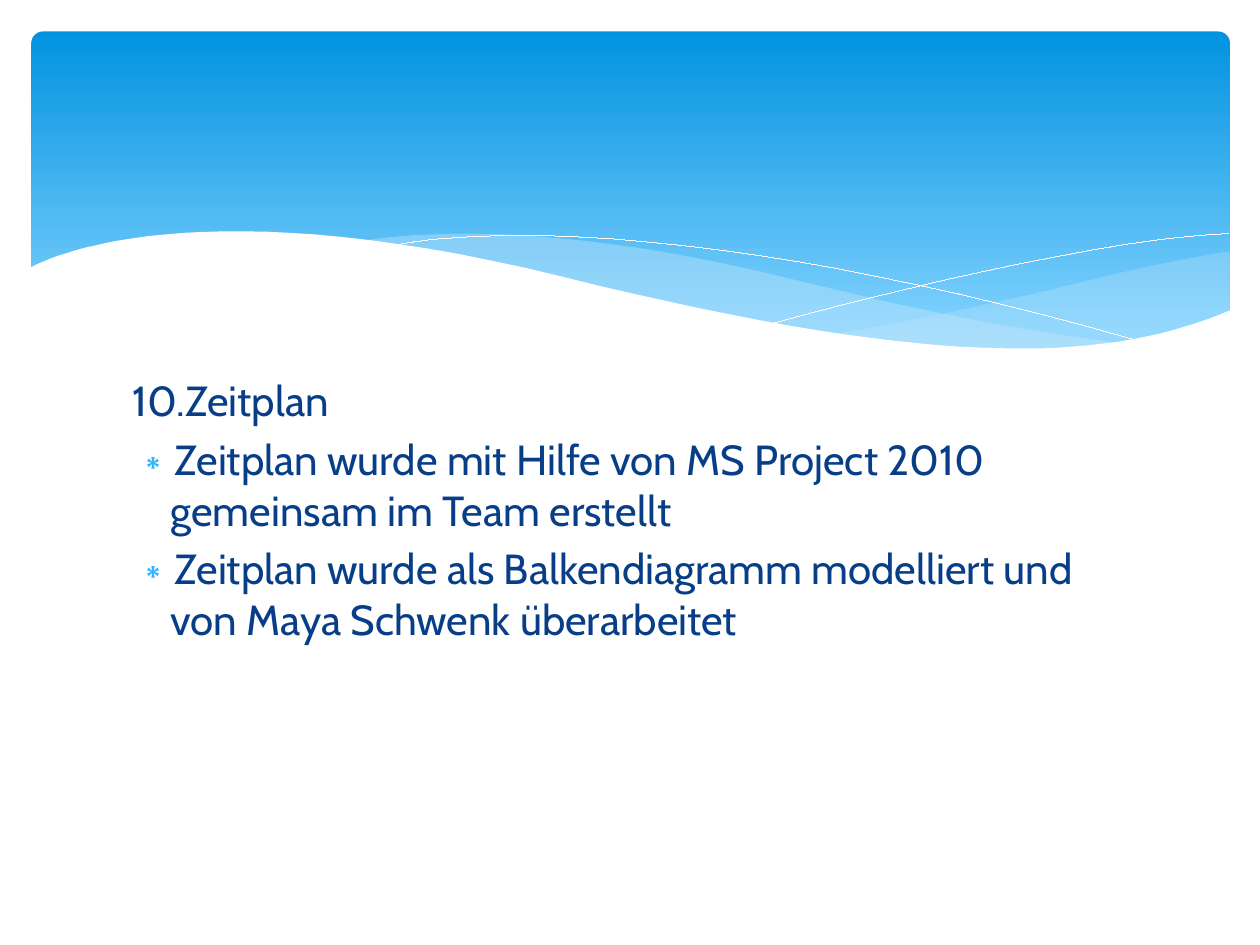
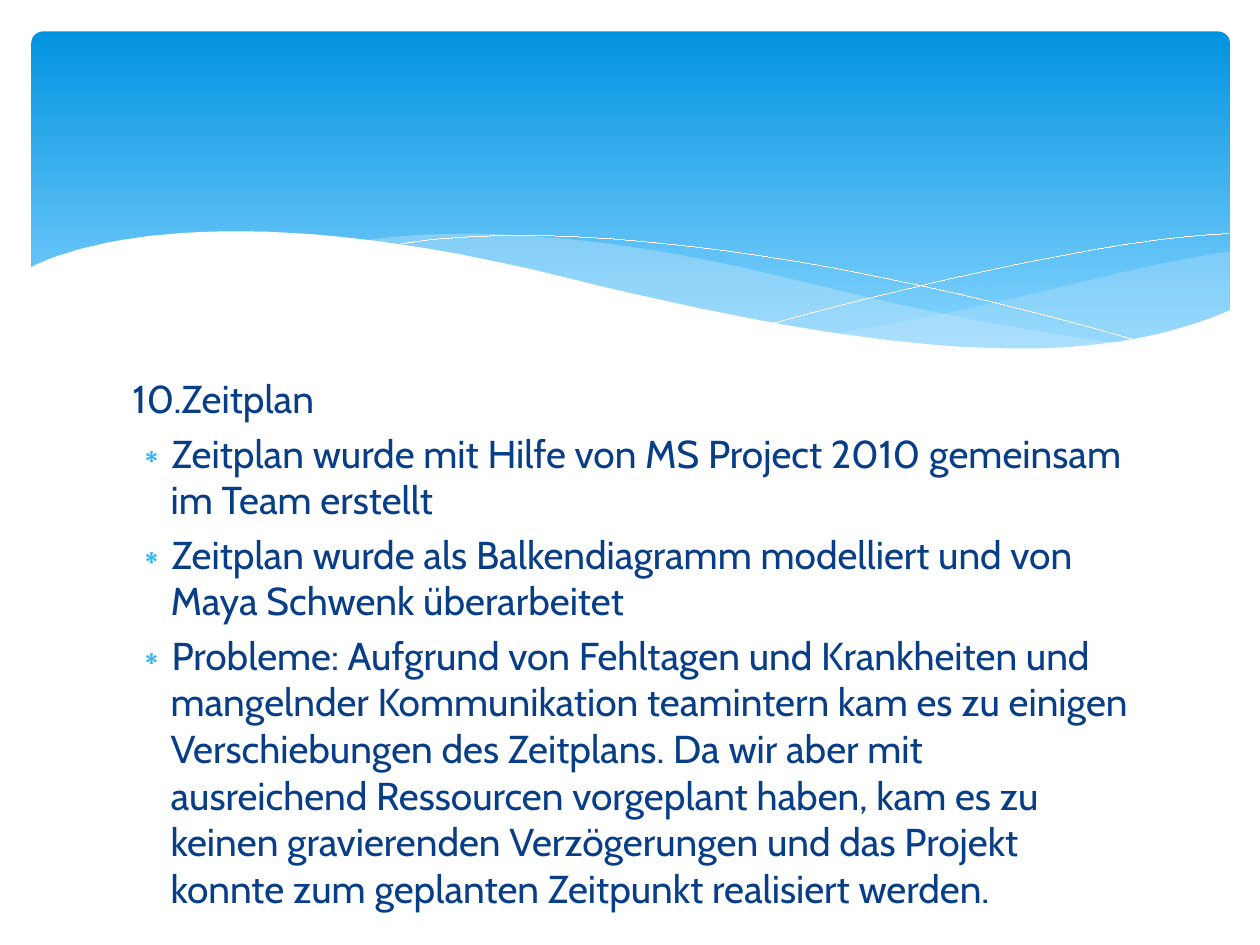
Before and after one commit to m-schwenk/LOTTO, a slide deck: slide 13 of UnsereProjektunterlagen/11.Projektdokumentationen/PräsentationGruppenIntern001.pptx. Drawn at 1260x945 pixels with LibreOffice and Linux fonts; fonts in the diff are those of the drawing. Boxes give left, top, right and bottom in pixels: in the first picture for what was removed or moved away, otherwise in the second. Text is boxed around its words. In the diff, an @@ line names an element or a change of style, - is before the commit and + after.

```diff
--- a/UnsereProjektunterlagen/11.Projektdokumentationen/PräsentationGruppenIntern001.pptx
+++ b/UnsereProjektunterlagen/11.Projektdokumentationen/PräsentationGruppenIntern001.pptx
@@ text at box(133, 384, 1121, 624): size 24 to 22.2 pt in "10.Zeitplan", "Zeitplan wurde mit Hilfe von MS Project ...", "Zeitplan wurde als Balkendiagramm modelliert und von ..." @@
@@ text at box(171, 641, 1128, 865): paragraph added @@
+∗ Probleme: Aufgrund von Fehltagen und Krankheiten und mangelnder Kommunikation teamintern kam es zu einigen Verschiebungen des Zeitplans. Da wir aber mit ausreichend Ressourcen vorgeplant haben, kam es zu keinen gravierenden Verzögerungen und das Projekt konnte zum geplanten Zeitpunkt realisiert werden.
```
Also in this commit, not shown: 4 other slides changed, 51 other files.
